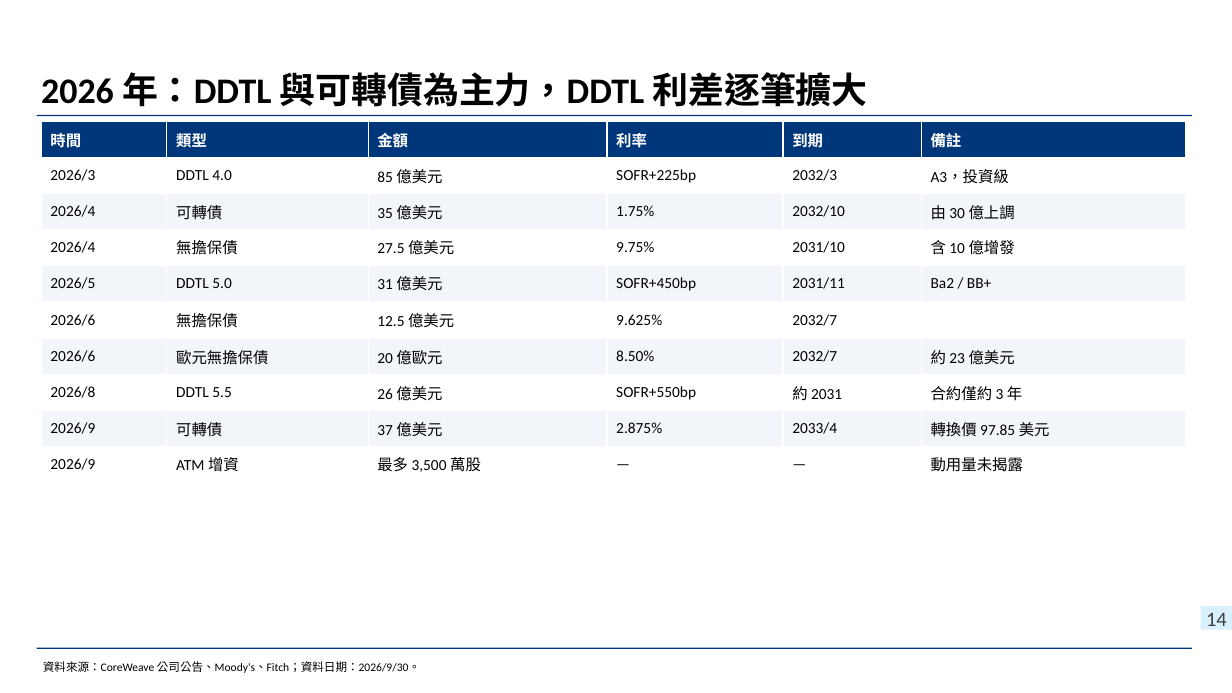
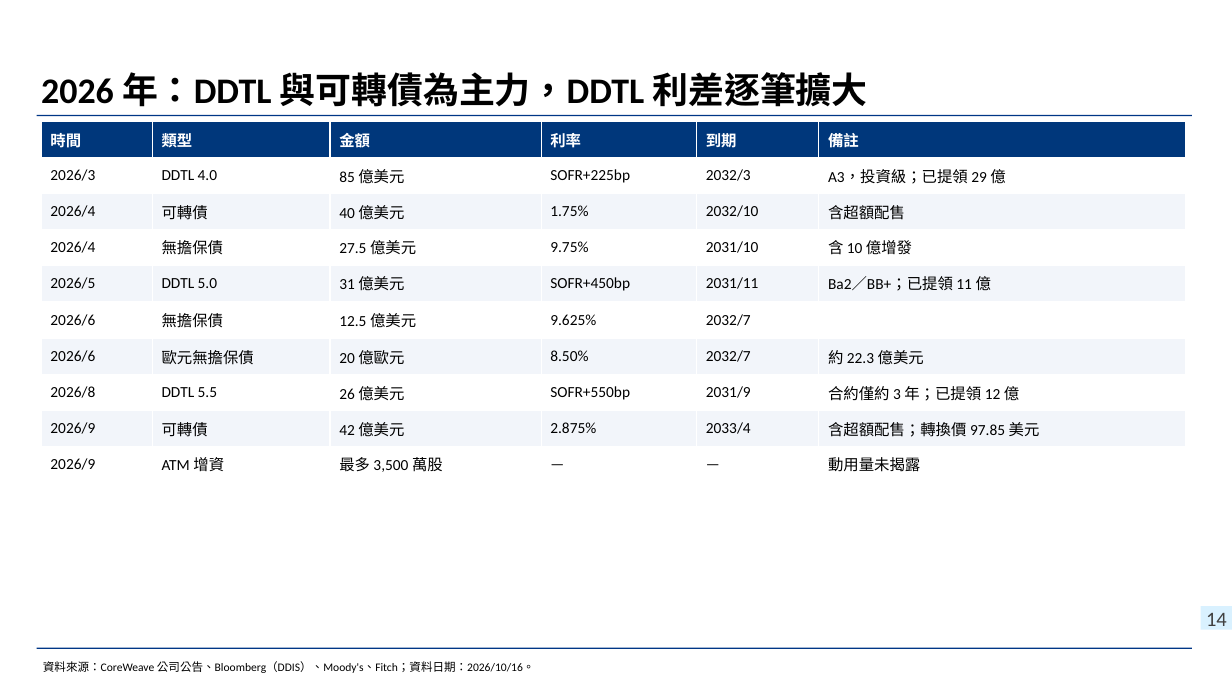
Before and after one commit to wlinoxox/Coreweave-Credit-Risk, a slide deck: slide 14 of deck/CoreWeave信用風險與融資需求_20261016.pptx. Drawn at 1232x693 pixels with LibreOffice and Linux fonts; fonts in the diff are those of the drawing; background and template pictures are left out. Boxes give left, top, right and bottom in pixels: in the first picture for what was removed or moved away, otherwise in the second. Text is boxed around its words. In the diff, an @@ line names an element or a change of style, - is before the commit and + after.

```diff
--- a/deck/CoreWeave信用風險與融資需求_20261016.pptx
+++ b/deck/CoreWeave信用風險與融資需求_20261016.pptx
@@ table at bbox=[42, 122, 1185, 482] @@
-row 2, column 6: A3，投資級
+row 2, column 6: A3，投資級；已提領 29 億
-row 3, column 3: 35 億美元
+row 3, column 3: 40 億美元
-row 3, column 6: 由 30 億上調
+row 3, column 6: 含超額配售
-row 5, column 6: Ba2 / BB+
+row 5, column 6: Ba2／BB+；已提領 11 億
-row 7, column 6: 約 23 億美元
+row 7, column 6: 約 22.3 億美元
-row 8, column 5: 約 2031
+row 8, column 5: 2031/9
-row 8, column 6: 合約僅約 3 年
+row 8, column 6: 合約僅約 3 年；已提領 12 億
-row 9, column 3: 37 億美元
+row 9, column 3: 42 億美元
-row 9, column 6: 轉換價 97.85 美元
+row 9, column 6: 含超額配售；轉換價 97.85 美元
@@ text at bbox=[43, 661, 535, 673]: text changed @@
-資料來源：CoreWeave 公司公告、Moody's、Fitch；資料日期：2026/9/30。
+資料來源：CoreWeave 公司公告、Bloomberg（DDIS）、Moody's、Fitch；資料日期：2026/10/16。
```
Also in this commit, not shown: 13 other slides changed, 5 slides added, 3 slides removed, 6 other files.
